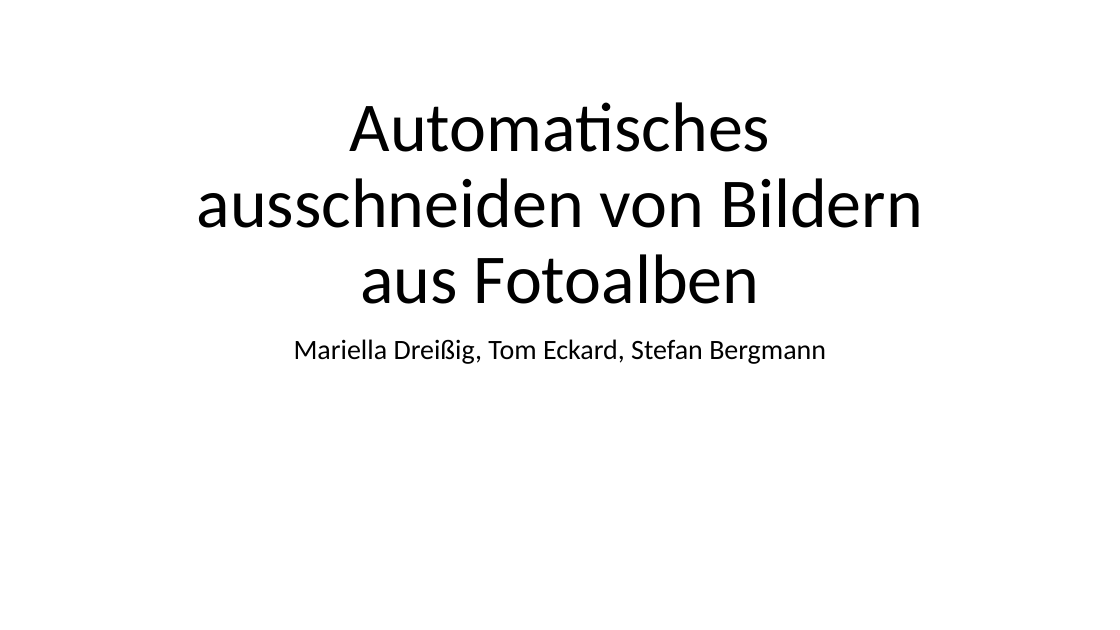
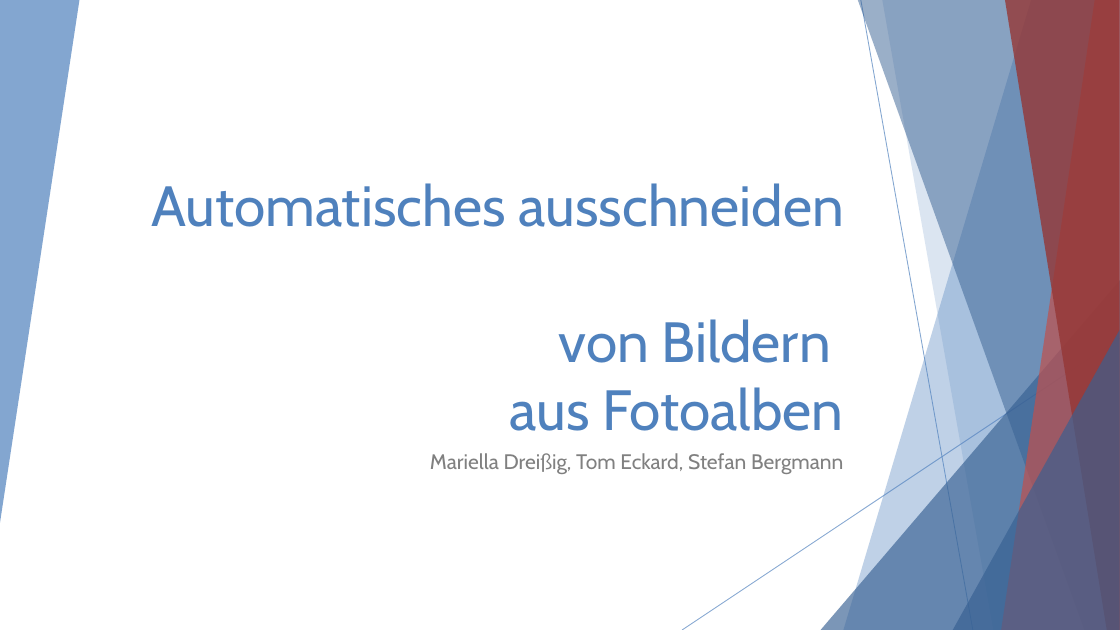
Before and after one commit to youssefMes/FotoAlbumExtractor, a slide deck: slide 1 of expose/expose_präsentation.pptx. Drawn at 1120x630 pixels with LibreOffice and Linux fonts; fonts in the diff are those of the drawing. Boxes give left, top, right and bottom in pixels: in the first picture for what was removed or moved away, otherwise in the second. Text is boxed around its words. In the diff, an @@ line names an element or a change of style, - is before the commit and + after.

```diff
--- a/expose/expose_präsentation.pptx
+++ b/expose/expose_präsentation.pptx
@@ title "Automatisches ausschneiden von Bildern aus ...": place and size @@
-title "Automatisches ausschneiden von Bildern aus ..." at (197, 102, 923, 304)
+title "Automatisches ausschneiden von Bildern aus ..." at (152, 183, 844, 431)
@@ title "Automatisches ausschneiden von Bildern aus ..." at (152, 183, 844, 431): size 60 to 48.6 pt, font Calibri to Cabin, text colour #000000 to #4F81BD; alignment centre to right; line spacing 0.9 to 1 @@
@@ group added at (0, 0, 1120, 630): 6 freeform shapes, 2 lines, 2 triangles @@
@@ subtitle "Mariella Dreißig, Tom Eckard, Stefan ...": place and size @@
-subtitle "Mariella Dreißig, Tom Eckard, Stefan ..." at (294, 339, 826, 364)
+subtitle "Mariella Dreißig, Tom Eckard, Stefan ..." at (430, 453, 843, 474)
@@ subtitle "Mariella Dreißig, Tom Eckard, Stefan ..." at (430, 453, 843, 474): size 24 to 18 pt, font Calibri to Cabin, text colour #000000 to #808080; alignment centre to right; line spacing 0.9 to 1 @@
```
Also in this commit, not shown: 5 other slides changed, 2 other files.
